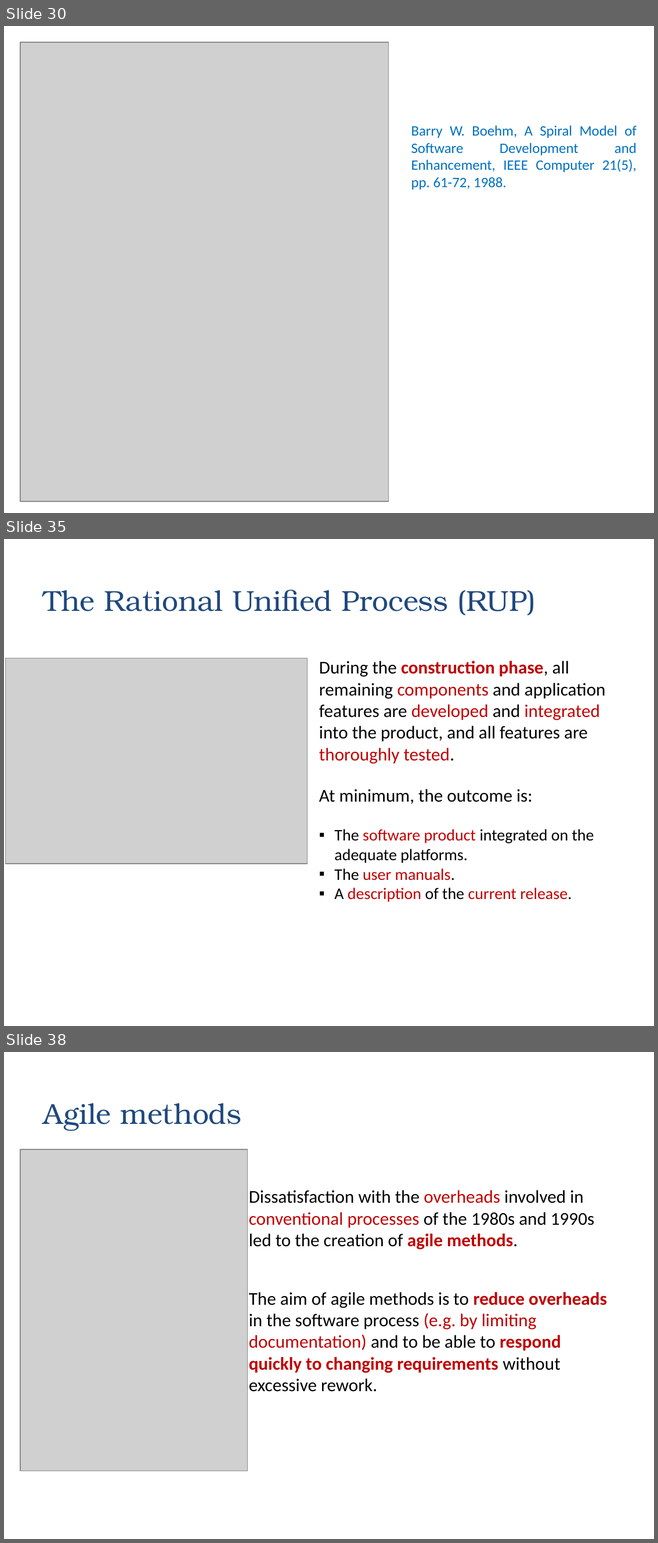
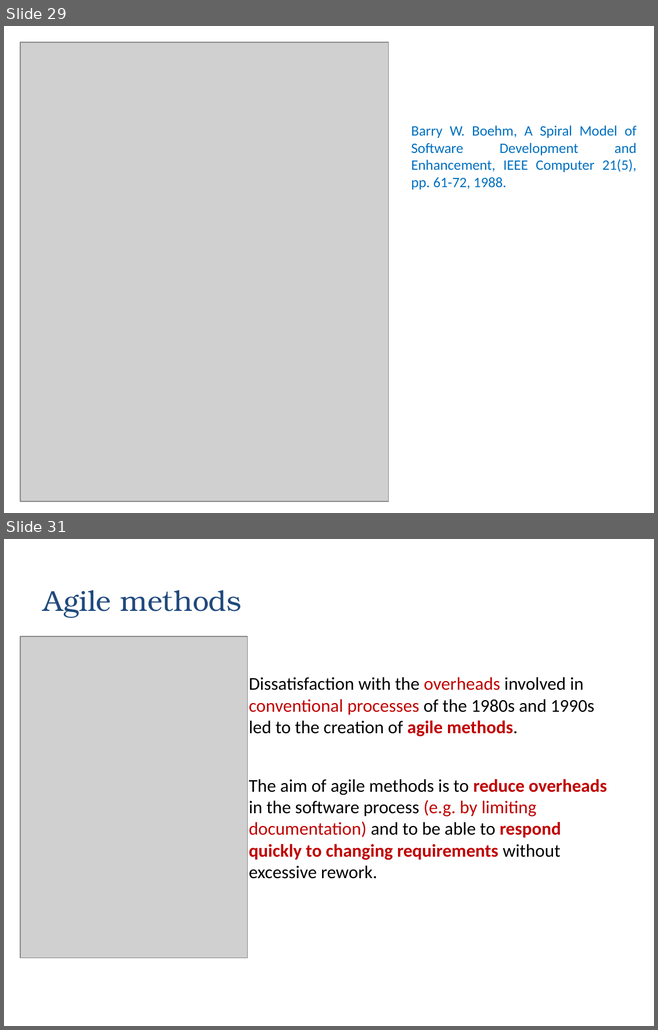
Before and after one commit to zarras/myy803-slides, a slide deck: 2-SoftEng-DevelopmentProcess.ppt. Shown one above the other, each under a label of ours: slides 30, 35 and 38 before the commit, slides 29 and 31 after it; the slides between them are not shown. The pictures are 658x1543 and 658x1030 pixels, drawn with LibreOffice and Linux fonts; fonts in the diff are those of the drawing; grey boxes stand for pictures. Boxes give left, top, right and bottom in pixels: in the first picture for what was removed or moved away, otherwise in the second. Text is boxed around its words. In the diff, an @@ line names an element or a change of style, - is before the commit and + after.

Commit message:
Slides on software development process revised, removed RUP

```diff
--- a/2-SoftEng-DevelopmentProcess.ppt
+++ b/2-SoftEng-DevelopmentProcess.ppt
@@ slide 35 removed at [4, 539, 654, 1026], background #FFFFFF @@
@@ title removed at [43, 589, 536, 616] @@
-The Rational Unified Process (RUP)
@@ picture removed at [5, 658, 307, 864] @@
@@ text removed at [319, 661, 605, 902] @@
-During the construction phase, all remaining components and application features are developed and integrated into the product, and all features are thoroughly tested.
-At minimum, the outcome is:
-▪ The software product integrated on the adequate platforms.
-▪ The user manuals.
-▪ A description of the current release.
@@ what was slide 30 is now slide 29 @@
@@ what was slide 38 is now slide 31 @@
```
Also in this commit, not shown: 6 slides changed, 1 slide added, 7 other slides removed, 3 other files.
